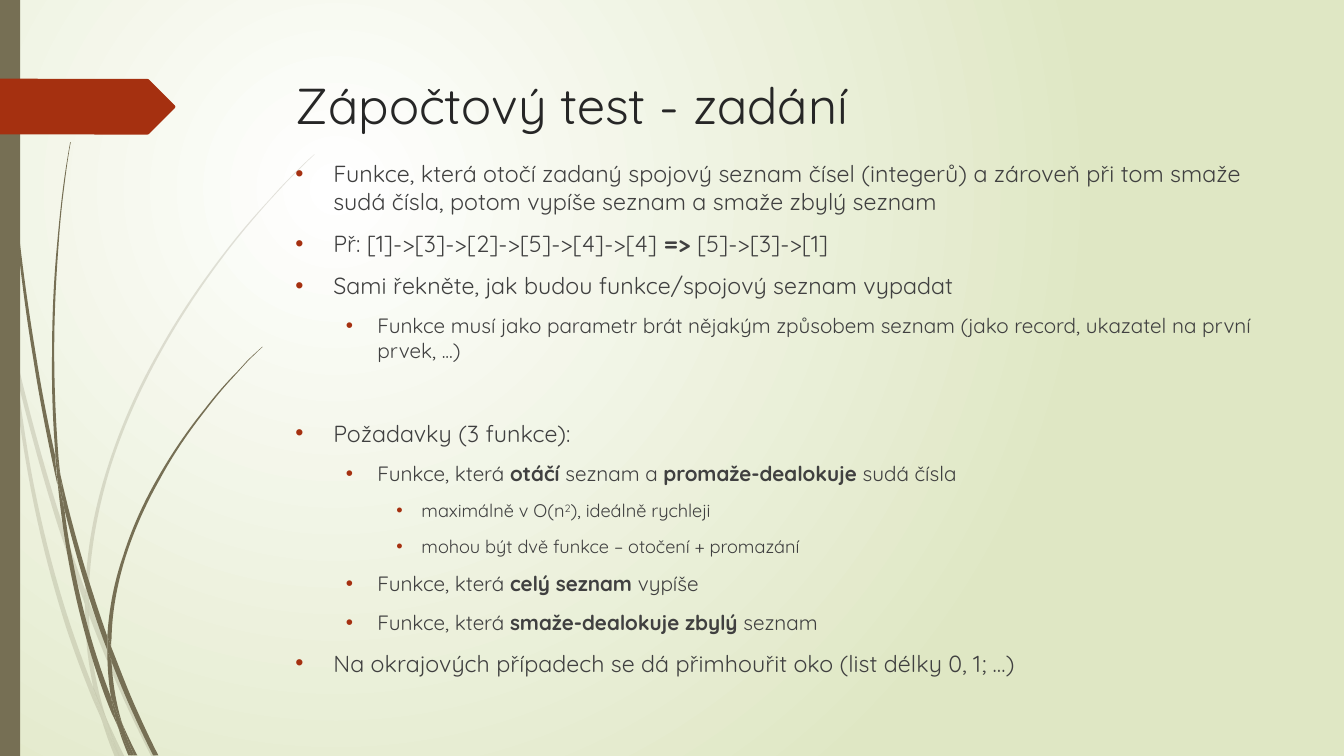
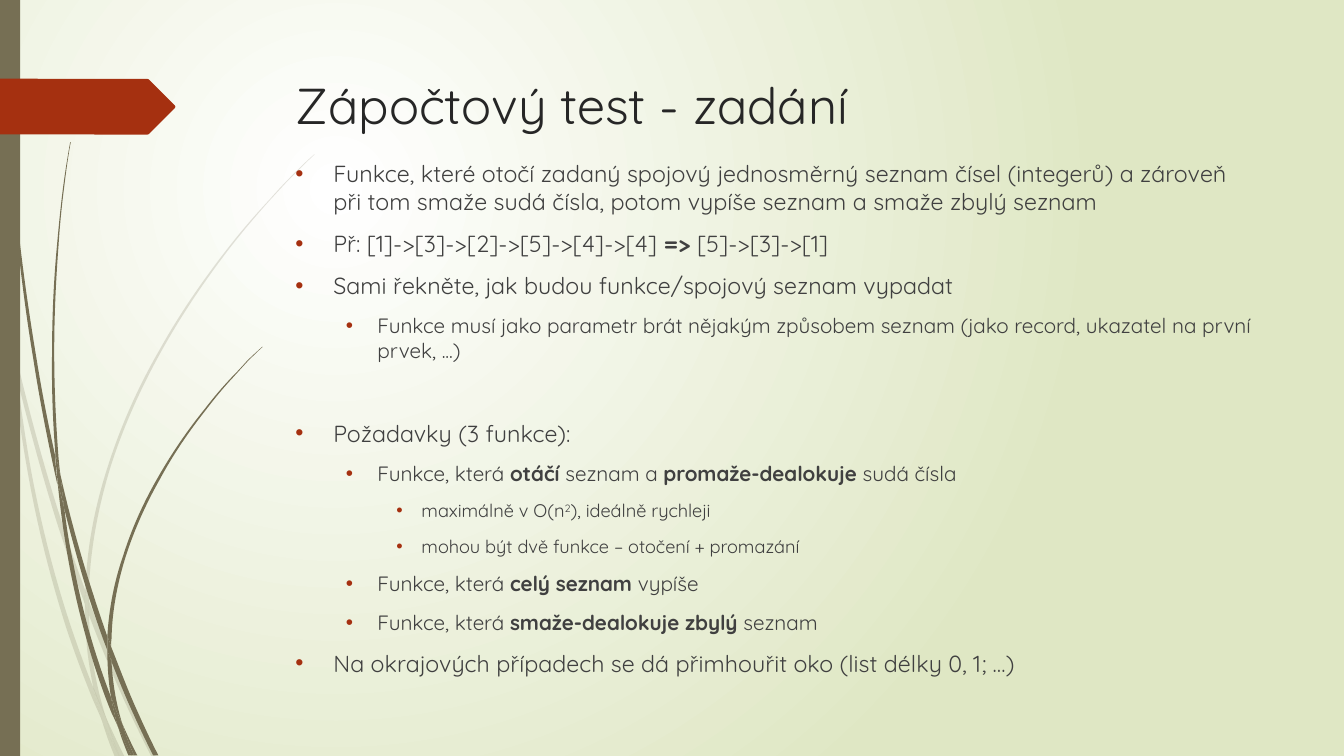
Before and after one commit to fan1x/fan1x.github.io, a slide deck: slide 3 of data/2018-19/prg1/cv13/prg1_cv13.pptx. Drawn at 1344x756 pixels with LibreOffice and Linux fonts; fonts in the diff are those of the drawing. Boxes give left, top, right and bottom in pixels: in the first picture for what was removed or moved away, otherwise in the second. Text is boxed around its words. In the diff, an @@ line names an element or a change of style, - is before the commit and + after.

```diff
--- a/data/2018-19/prg1/cv13/prg1_cv13.pptx
+++ b/data/2018-19/prg1/cv13/prg1_cv13.pptx
@@ text at (333,164,1226,215): text changed @@
-• Funkce, která otočí zadaný spojový seznam čísel (integerů) a zároveň při tom smaže sudá čísla, potom vypíše seznam a smaže zbylý seznam
+• Funkce, které otočí zadaný spojový jednosměrný seznam čísel (integerů) a zároveň při tom smaže sudá čísla, potom vypíše seznam a smaže zbylý seznam
```
Also in this commit, not shown: 1 other file.
